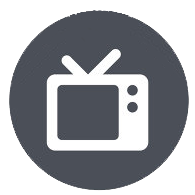
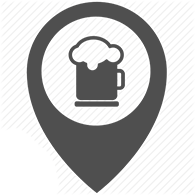
The second 195x195 image is a revision of the first. Changes to its layers:
added layer "Mapa hotovo" above "Background copy" over (x1=1, y1=1, x2=195, y2=195)
hid "Background copy" over (x1=9, y1=10, x2=189, y2=191)
